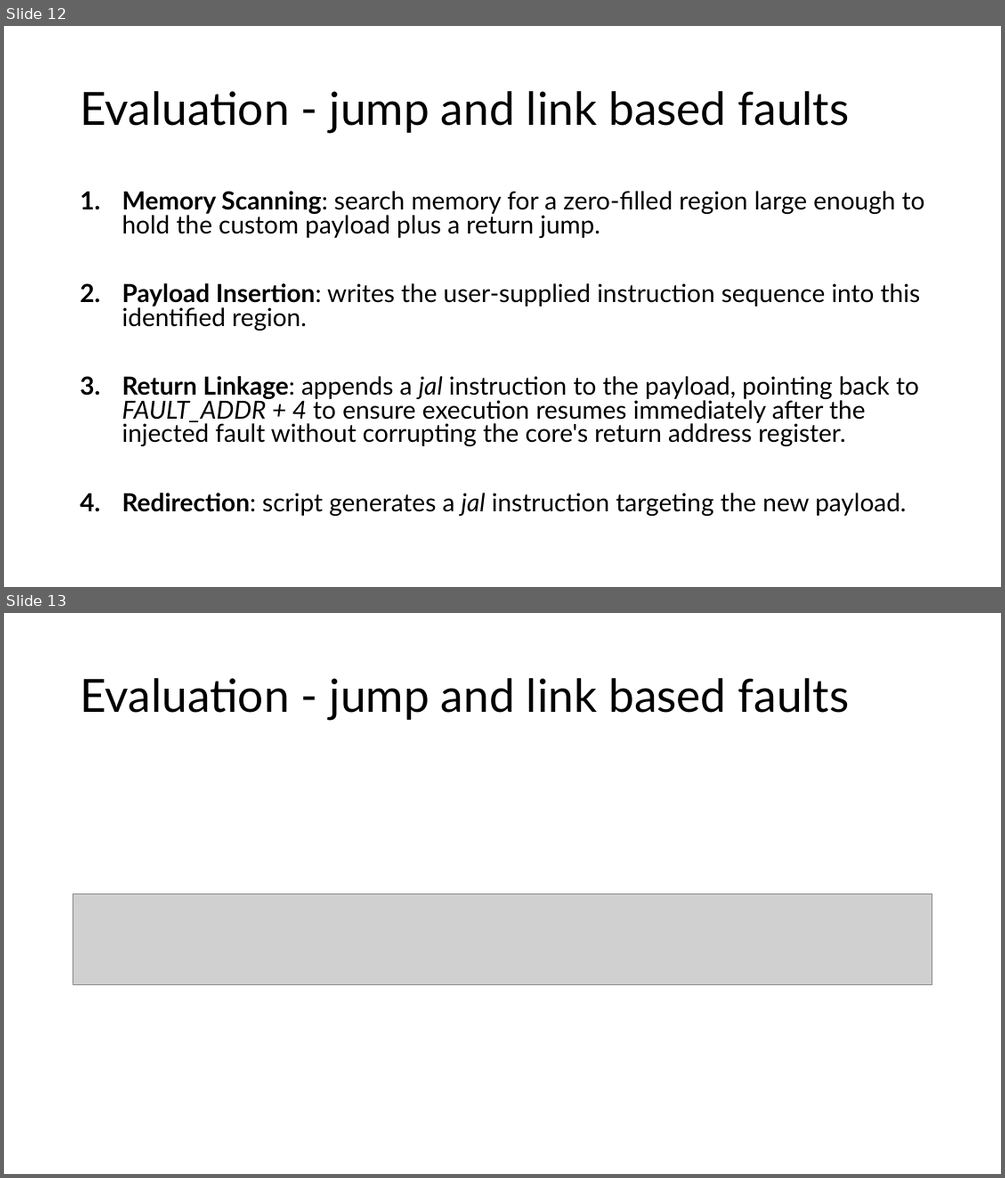
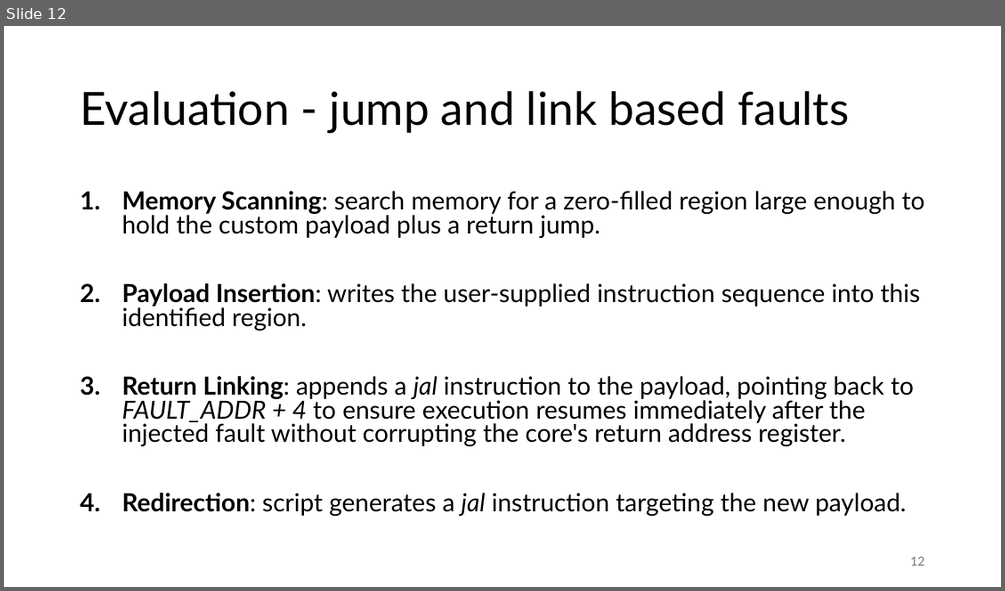
Before and after one commit to tomcajot/fault3r, a slide deck: fault3r.pptx. Shown one above the other, each under a label of ours: slides 12 and 13 before the commit, slide 12 after it. The pictures are 1005x1178 and 1005x591 pixels, drawn with LibreOffice and Linux fonts; fonts in the diff are those of the drawing; grey boxes stand for pictures. Boxes give left, top, right and bottom in pixels: in the first picture for what was removed or moved away, otherwise in the second. Text is boxed around its words. In the diff, an @@ line names an element or a change of style, - is before the commit and + after.

```diff
--- a/fault3r.pptx
+++ b/fault3r.pptx
@@ slide 13 removed at [4, 613, 1001, 1174], background #FFFFFF @@
@@ title removed at [80, 678, 850, 720] @@
-Evaluation - jump and link based faults
@@ picture removed at [73, 893, 933, 985] @@
@@ slide 12 changed as well @@
@@ text at [122, 376, 914, 446]: text changed @@
-3. Return Linkage: appends a jal instruction to the payload, pointing back to FAULT_ADDR + 4 to ensure execution resumes immediately after the injected fault without corrupting the core's return address register.
+3. Return Linking: appends a jal instruction to the payload, pointing back to FAULT_ADDR + 4 to ensure execution resumes immediately after the injected fault without corrupting the core's return address register.
@@ page number added at [910, 556, 924, 565], 12 pt, text #797979 @@
+12
```
Also in this commit, not shown: 12 other slides changed, 1 slide added, 1 other file.
